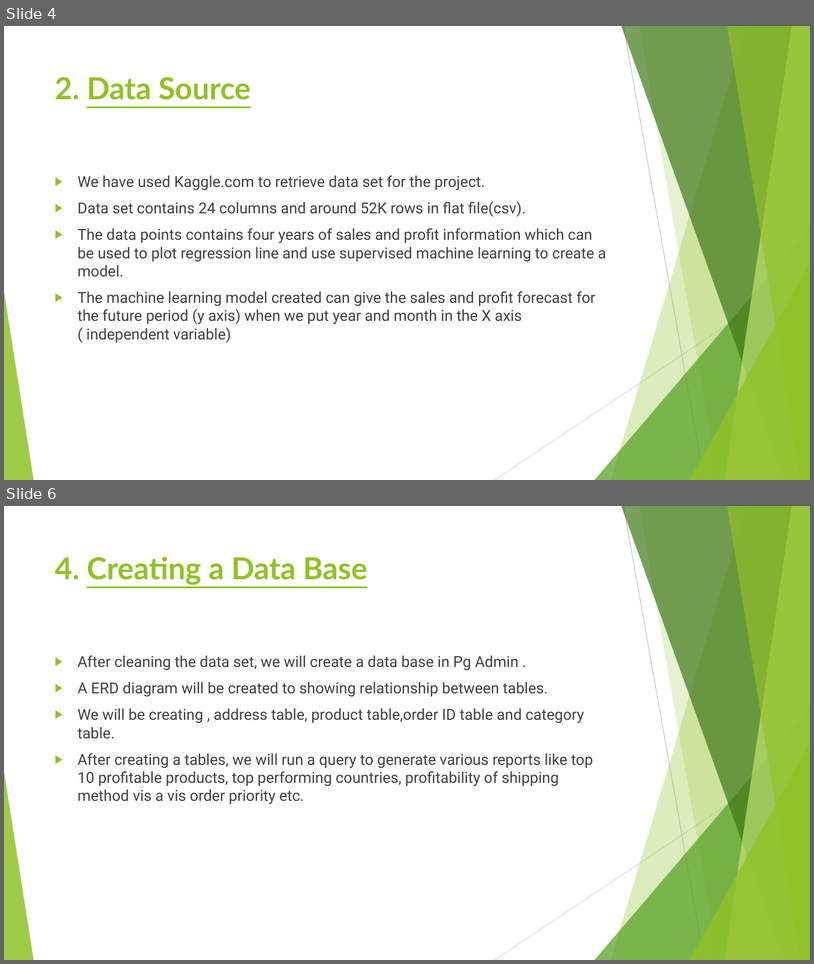
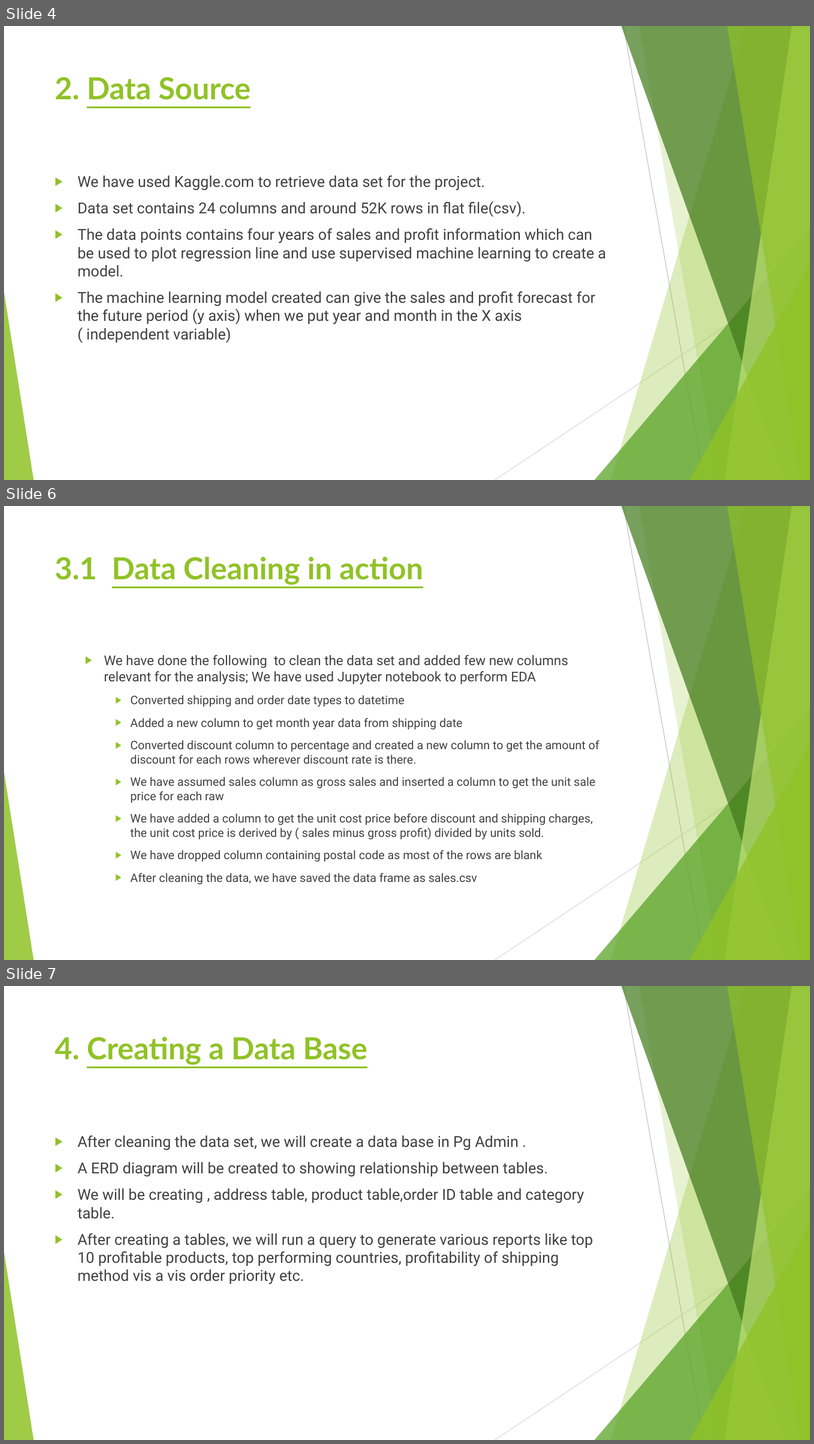
Before and after one commit to rubadhanaraj/Final_project, a slide deck: Project details.pptx. Shown one above the other, each under a label of ours: slides 4 and 6 before the commit, slides 4, 6 and 7 after it; the slides between them are not shown. The pictures are 814x964 and 814x1444 pixels, drawn with LibreOffice and Linux fonts; fonts in the diff are those of the drawing. Boxes give left, top, right and bottom in pixels: in the first picture for what was removed or moved away, otherwise in the second. Text is boxed around its words. In the diff, an @@ line names an element or a change of style, - is before the commit and + after.

```diff
--- a/Project details.pptx
+++ b/Project details.pptx
@@ slide 6 added at [4,506,810,960], background #FFFFFF; not listed: 10 template elements that a slide beside it also shows @@
@@ title added at [55,556,423,585], 36 pt, text #90C226, bold, underline @@
+3.1 Data Cleaning in action
@@ text added at [104,655,600,884], 14 pt, text #404040 @@
+  ▶ We have done the following to clean the data set and added few new columns relevant for the analysis; We have used Jupyter notebook to perform EDA
+    ▶ Converted shipping and order date types to datetime
+    ▶ Added a new column to get month year data from shipping date
+    ▶ Converted discount column to percentage and created a new column to get the amount of discount for each rows wherever discount rate is there.
+    ▶ We have assumed sales column as gross sales and inserted a column to get the unit sale price for each raw
+    ▶ We have added a column to get the unit cost price before discount and shipping charges, the unit cost price is derived by ( sales minus gross profit) divided by units sold.
+    ▶ We have dropped column containing postal code as most of the rows are blank
+    ▶ After cleaning the data, we have saved the data frame as sales.csv
@@ what was slide 6 is now slide 7 @@
```
Also in this commit, not shown: 2 slides changed, 4 other slides added.
